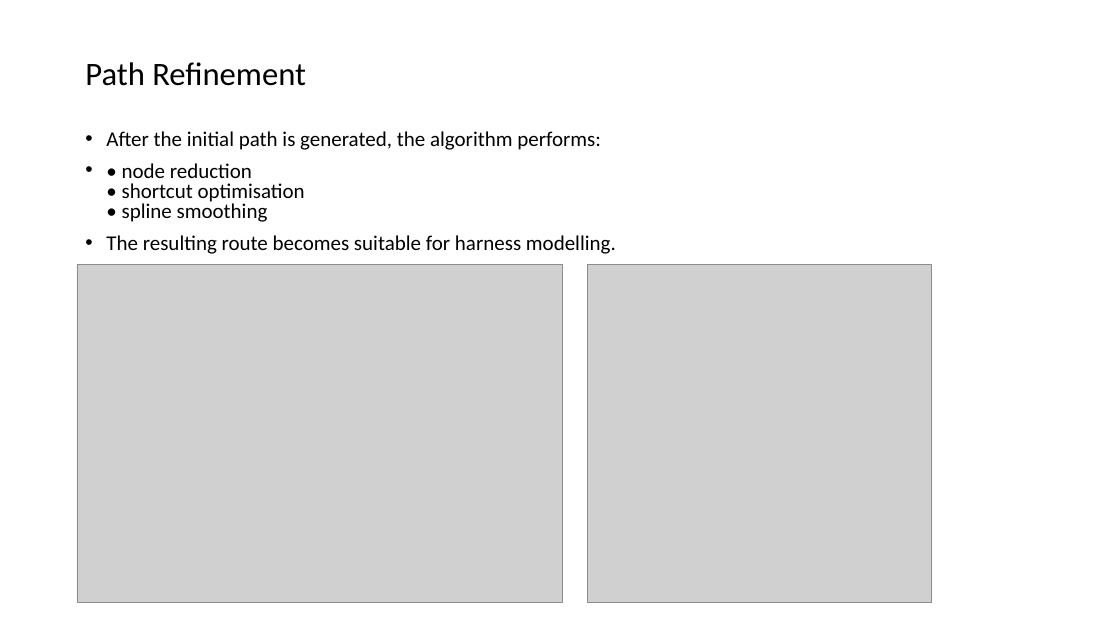
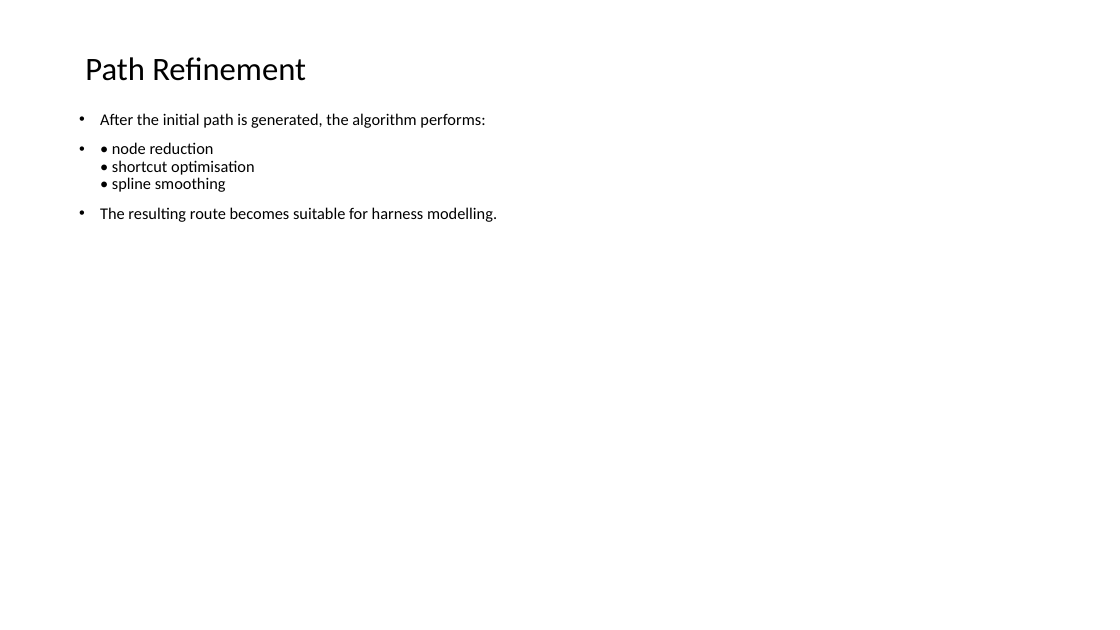
Before and after one commit to SAPTRAY5/Advanced_Harness_Routing_Planner, a slide deck: slide 8 of Advanced Harness Routing Planner.pptx. Drawn at 1120x630 pixels with LibreOffice and Linux fonts; fonts in the diff are those of the drawing; grey boxes stand for pictures. Boxes give left, top, right and bottom in pixels: in the first picture for what was removed or moved away, otherwise in the second. Text is boxed around its words. In the diff, an @@ line names an element or a change of style, - is before the commit and + after.

Commit message:
modified ppt

```diff
--- a/Advanced Harness Routing Planner.pptx
+++ b/Advanced Harness Routing Planner.pptx
@@ title "Path Refinement": place and size @@
-title "Path Refinement" at <box>85,62,306,86</box>
+title "Path Refinement" at <box>85,57,306,81</box>
@@ text "After the initial path is ...": place and size @@
-text "After the initial path is ..." at <box>106,131,616,254</box>
+text "After the initial path is ..." at <box>100,113,497,222</box>
@@ text "After the initial path is ..." at <box>100,113,497,222</box>: size 18 to 14 pt; line spacing 0.8 to 0.9 @@
@@ picture removed at <box>77,265,562,602</box> @@
@@ picture removed at <box>587,265,932,602</box> @@
```
Also in this commit, not shown: 4 other slides changed, 1 slide added, 3 other files.
